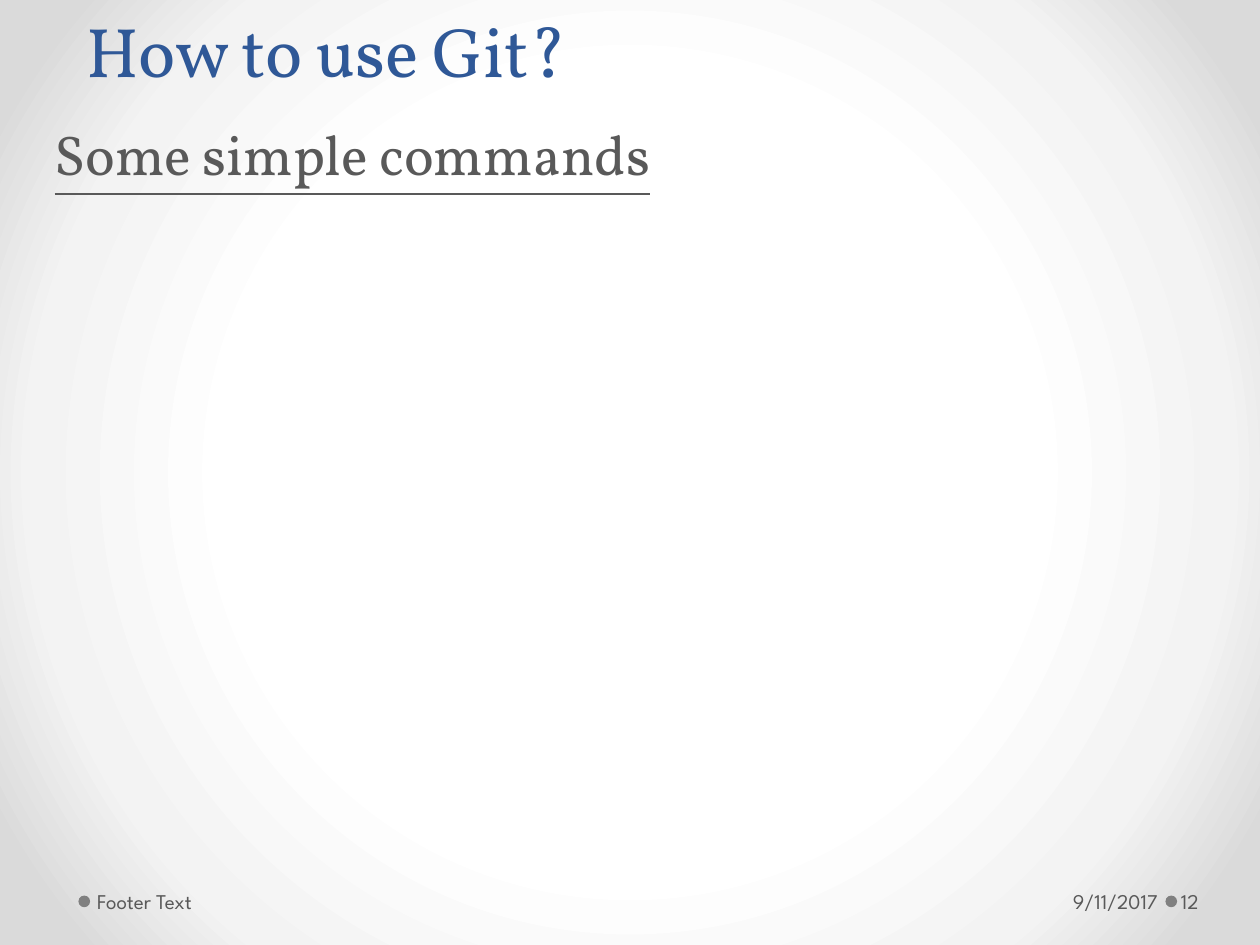
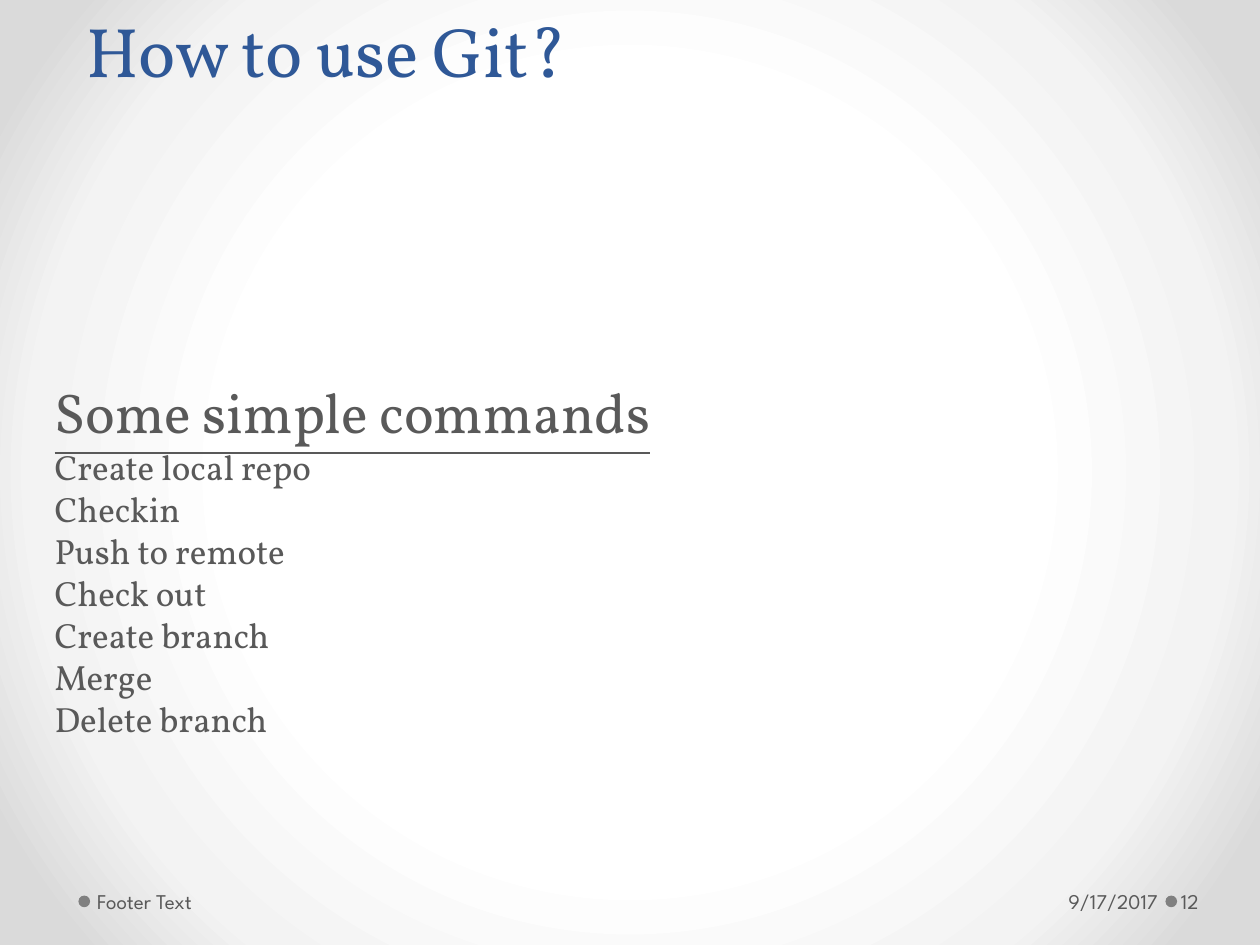
Before and after one commit to h-t-tran/brown, a slide deck: slide 12 of git/git.pptx. Drawn at 1260x945 pixels with LibreOffice and Linux fonts; fonts in the diff are those of the drawing. Boxes give left, top, right and bottom in pixels: in the first picture for what was removed or moved away, otherwise in the second. Text is boxed around its words. In the diff, an @@ line names an element or a change of style, - is before the commit and + after.

```diff
--- a/git/git.pptx
+++ b/git/git.pptx
@@ text "Some simple commands": place and size @@
-text "Some simple commands" at (55,135,650,195)
+text "Some simple commands" at (55,393,650,733)
@@ text at (55,446,311,733): paragraphs added @@
+Create local repo
+Checkin
+Push to remote
+Check out
+Create branch
+Merge
+Delete branch
@@ text at (1068,894,1157,911): text changed @@
-9/11/2017
+9/17/2017
```
Also in this commit, not shown: 11 other slides changed, 3 slides added.
